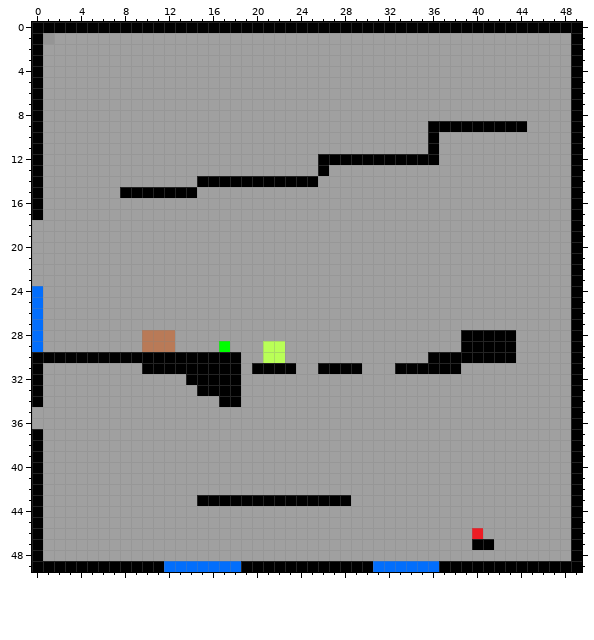
Pixel-art sprite: levels/0*0.png. That is the earlier state.
The file is 50x50 pixels. Colours within 5 levels of each other are drawn and written as one.
Now the later version:
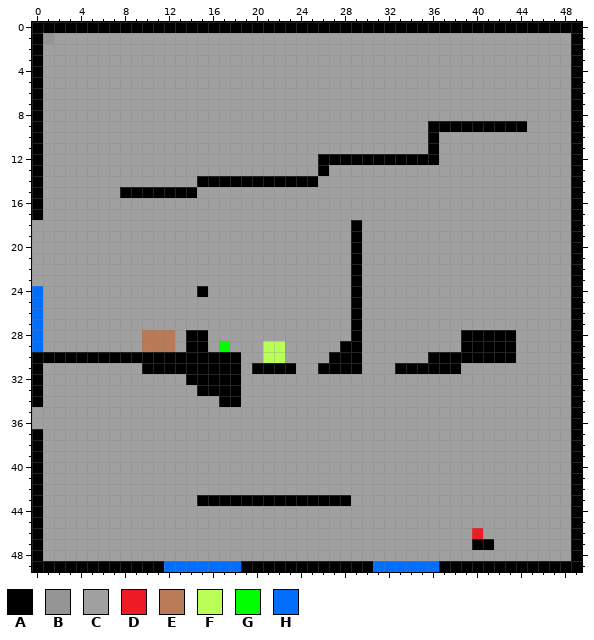
Palette (. is transparent): A #000000  B #959595  C #a0a0a0  D #ed1c24  E #b97a57  F #b9ff57  G #00ff00  H #026efc
The exact change:
y 18..23: x 29 C -> A
y 24: x 15 C -> A; x 29 C -> A
y 25..27: x 29 C -> A
y 28: x 14..15 CC -> AA; x 29 C -> A
y 29: x 14..15 CC -> AA; x 28..29 CC -> AA
y 30: x 27..29 CCC -> AAA
Pixel boxes of the changes (left, top, right, bottom) in both pictures:
changed: (329, 220, 362, 363)
changed: (186, 286, 208, 352)
